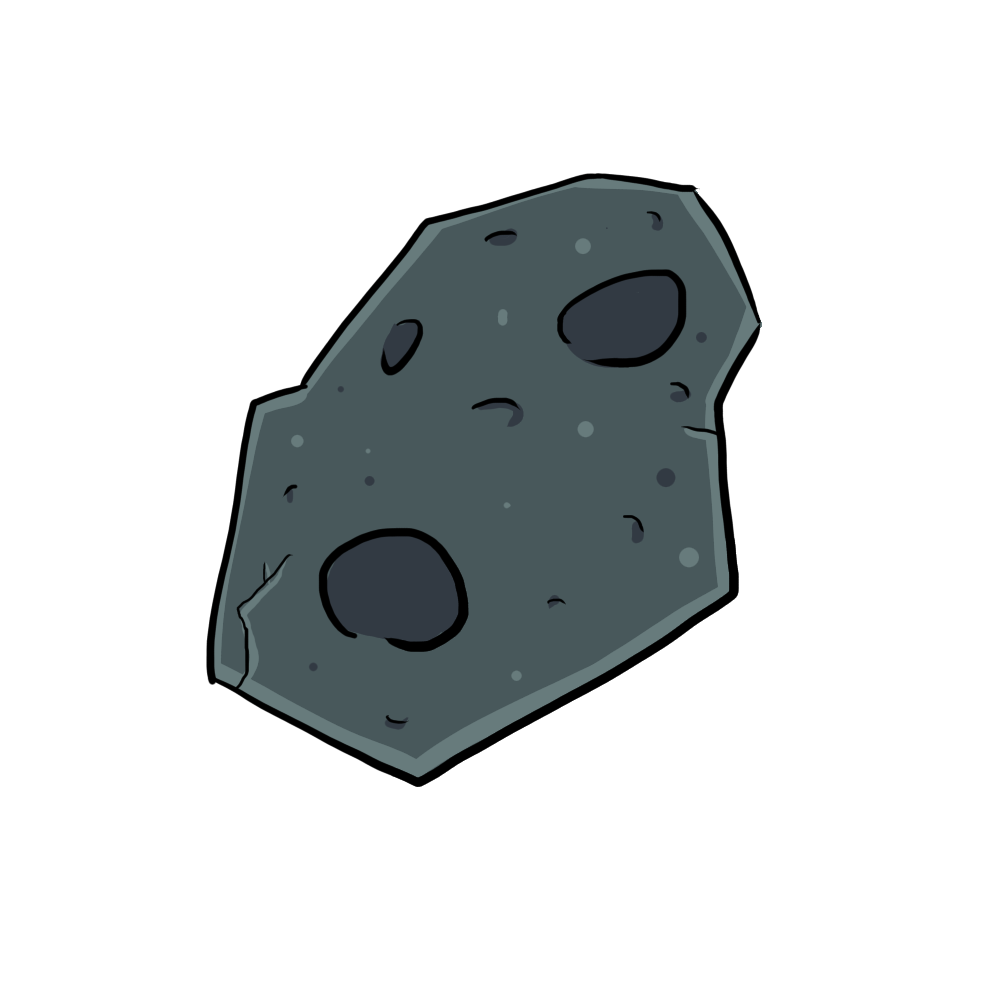
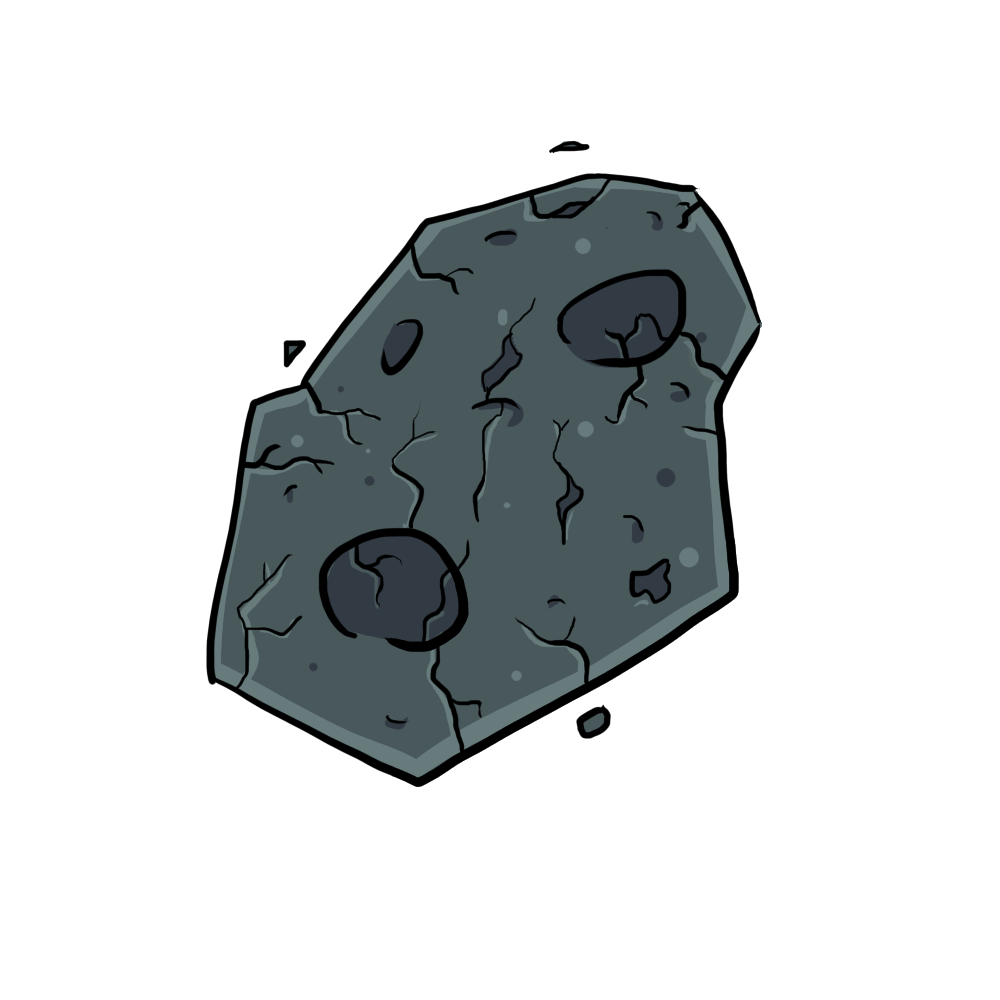
Comparing the layer stacks of the two 1000 × 1000 images. Changes:
painted on "Layer 2" over [244, 140, 727, 756]
added layer "Layer 11" above "Layer 12" over [244, 140, 727, 756]
added layer "Layer 12" above "Layer 10" over [244, 140, 727, 756]
added group "Layer 10" with 2 layers above "stage1" over [244, 140, 727, 756]
added layer "Layer 8" in group "Layer 10" over [256, 256, 640, 704]
added layer "Layer 9" in group "Layer 10" over [244, 140, 727, 756]
added group "stage1" with 2 layers above "Layer 3" over [244, 192, 727, 640]
added layer "Layer 5" (2nd of 2, in "stage1") in group "stage1" over [244, 192, 704, 640]
added layer "Layer 6" in group "stage1" over [244, 192, 727, 640]
